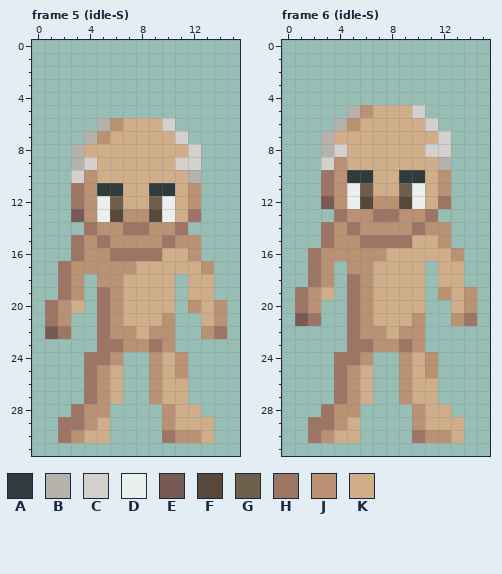
Pixel-art file, stored at graphics/characters/human-male.aseprite. Above: the version before the commit.
16x32 pixels, 48 frames. Shown: frame 5 (idle-S), frame 6 (idle-S). The commit also changed other frames, which this record leaves out.
Visible layers, top first: "floating/skin/hands/default", "top/hair/head/bowl-cut-gray", "top/skin/eyes/brown", "top/skin/head/default", "bottom/skin/torso/default", "bottom/skin/legs/default".
Palette (. is transparent): A #2f3b3d  B #b5b2ac  C #d4d0cd  D #ebf0ee  E #785a55  F #57483b  G #6e5f4d  H #9e7565  J #ba9273  K #d1ae8a
Pixels before, frame 5 (idle-S), first column x 1:
 6 ....BJKKKC....
 7 ...BJKKKKKC...
 8 ..BKKKKKKKKC..
 9 ..BCKKKKKKCC..
10 ..CJKKKKKKKB..
11 ..HJAAKKAAKJ..
12 ..HJDGKKGDKJ..
13 ..EJDFJJFDKH..
14 ...HJJHHJJH...
15 ..HJHJJJJHJJ..
16 ..HJJHHHHKKJ..
17 .HJJJJJKKKKKJ.
18 .HJ.JJKKKK.KK.
19 .HJ.HJKKKK.KK.
20 HJK.HJKKKK.JKJ
21 HJ..HJKKKJ..KJ
22 EH..HJJKJJ..JH
23 ....HHJJHJ....
24 ...HHJ..JKJ...
25 ...HJK..JKJ...
26 ...HJK..JKK...
27 ...HJK..JKK...
28 ..HJJ....JKK..
29 .HHJK....JKKK.
30 .HJKK....HJJK.
Pixels before, frame 6 (idle-S), first column x 1:
 5 ....BJKKKC....
 6 ...BJKKKKKC...
 7 ..BKKKKKKKKC..
 8 ..BCKKKKKKCC..
 9 ..CJKKKKKKKB..
10 ..HJAAKKAAKJ..
11 ..HJDGKKGDKJ..
12 ..EJDFJJFDKH..
13 ...HJJHHJJH...
14 ..HJHJJJJHJJ..
15 ..HJJHHHHKKJ..
16 .HJJJJJKKKKKJ.
17 .HJ.JJKKKK.KK.
18 .HJ.HJKKKK.KK.
19 HJK.HJKKKK.JKJ
20 HJ..HJKKKK..KJ
21 EH..HJKKKJ..JH
22 ....HJJKJJ....
23 ....HHJJHJ....
24 ...HHJ..JKJ...
25 ...HJK..JKJ...
26 ...HJK..JKK...
27 ...HJK..JKK...
28 ..HJJ....JKK..
29 .HHJK....JKKK.
30 .HJKK....HJJK.
New version:
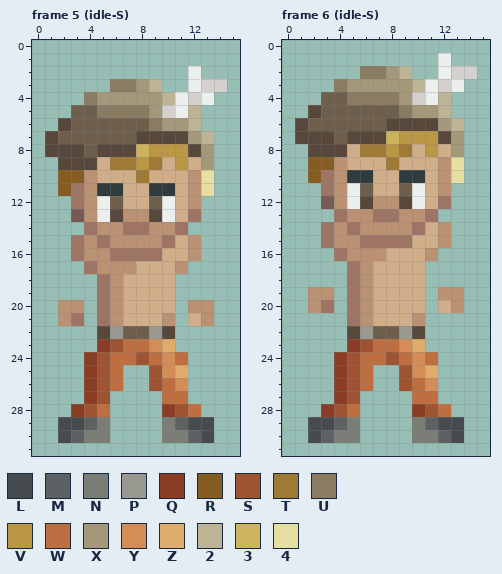
Colours new in this view: L #464b4f  M #5c6163  N #7b7d77  P #999991  Q #8a3c24  R #855c22  S #9e5333  T #9e7a36  U #8a7b63  V #ba9745  W #bd6f42  X #a3987a  Y #d48d57  Z #e0ac6c  2 #bdb395  3 #ccb45c  4 #e6dfa1
The edit:
layer "bottom/clothing/legs/pants-brown" now shown
layer "bottom/clothing/feet/boots-gray" now shown
layer "top/hair/head/bowl-cut-gray" now hidden
layer "top/hair/head/short-flat-blonde" now shown
layer "top/clothing/head/hat-feather-brown" now shown
Changed rows in their new state; - is an unchanged pixel.
Frame 5 (idle-S):
first column x 1:
 2 -----------D--
 3 -----UUX2--DCC
 4 ---UXXXXX2DCD-
 5 --GGUUUUXCD2--
 6 -FGGGGGGUXX2--
 7 FGGGGGGFFFFX2-
 8 FFFGFFF3VVVFX-
 9 -FFF-TTVT-VKX-
10 -RR----T---J4-
11 -R----------4-
first column x 1:
15 ----------K---
17 -..H------J..-
18 -..-H------..-
19 -..--------..-
20 .-J---------J.
21 .-H--------KJ.
22 ..--FPGGPF--..
23 ----QSWWYZ----
24 ---QSWWSWYW---
25 ---QSW--SYZ---
26 ---QSW--SWY---
27 ---QS.--.WW---
28 --QSW----QSW--
29 -LLMN----NMLL-
30 -LMNN----NNML-
Frame 6 (idle-S):
first column x 1:
 1 -----------D--
 2 -----UUX2--DCC
 3 ---UXXXXX2DCD-
 4 --GGUUUUXCD2--
 5 -FGGGGGGUXX2--
 6 FGGGGGGFFFFX2-
 7 FFFGFFF3VVVFX-
 8 -FFF-TTVT-VKX-
 9 -RR----T---J4-
10 -R----------4-
first column x 1:
14 ----------K---
16 -..H------J..-
17 -..-H------..-
18 -..--------..-
19 .-J---------J.
20 .-H--------KJ.
21 ..----------..
22 ----FPGGPF----
23 ----QSWWYZ----
24 ---QSWWSWYW---
25 ---QSW--SYZ---
26 ---QSW--SWY---
27 ---QS.--.WW---
28 --QSW----QSW--
29 -LLMN----NMLL-
30 -LMNN----NNML-
Changed places in both pictures, as pixel boxes (x1, y1, x2, y2):
changed: (45, 66, 227, 196)
changed: (45, 235, 227, 443)
changed: (295, 53, 477, 443)
